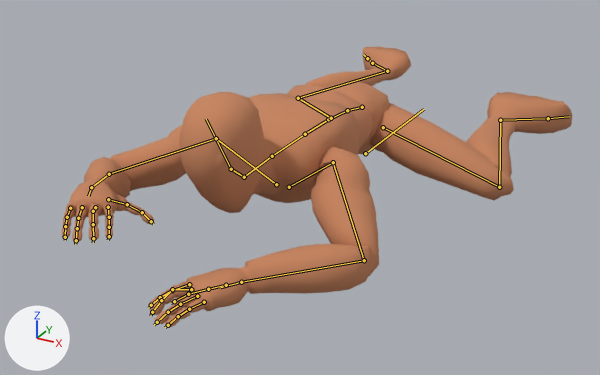
A saved change to the Blender file rigs/human/locomotion/animation-human-crawl-RM.blend.
Before and after are seen from a 50 mm lens placed at (1.02, -2.86, 0.97), pointed at (-0.04, -0.95, 0.02). Every picture has the same lights, and +X, +Y and +Z are marked at lower left. The older version comes first. Both versions are drawn at frame 31 of the action 'Crawl RM'; the numbers are the values there. The bones that change, and the others that lie on the model, are drawn over the model as lines.

Objects in the first picture: 'Mannequin'.
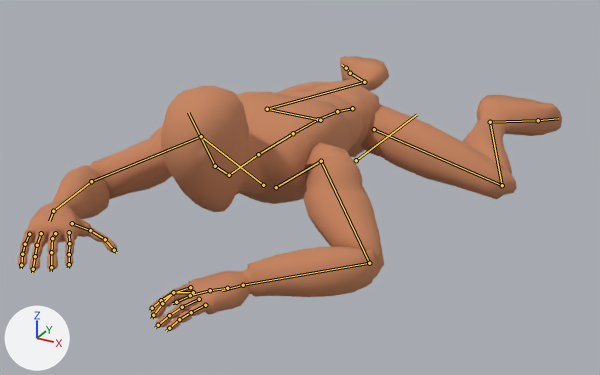
Location of each change, [x1, y1, x2, y2] in pixels of the pictures (600 x 375 px):
'Mannequin', posed (7% wider)
    before: [62, 46, 572, 327]
    after: [18, 56, 562, 330]

The change in detail:
Bone 'DRV_root' (bone_drv_root) moves from (0.0, -0.582, 0.0) to (0.0, -0.652, 0.0).
Bone 'POLE_Leg_L' (bone_pole_leg_l) moves from (0.908, -0.292, 0.595) to (0.908, -0.413, 0.621).
Bone 'CTRL_ILLEG_L' (bone_ctrl_illeg_l) moves from (0.266, 0.209, -0.002) to (0.235, 0.276, -0.013).
Bone 'POLE_Leg_R' (bone_pole_leg_r) moves from (-0.908, -0.685, 0.595) to (-0.908, -0.681, 0.621).
Bone 'CTRL_ILLEG_R' (bone_ctrl_illeg_r) moves from (-0.103, 0.566, -0.001) to (-0.135, 0.494, -0.013).
Bone 'CTRL_Arm_L' (bone_ctrl_arm_l) moves from (1.389, -1.036, -0.575) to (1.388, -0.975, -0.565).
Bone 'CTRL_Arm_R' (bone_ctrl_arm_r) moves from (-1.246, -1.041, -0.473) to (-1.249, -1.104, -0.484).
Bone 'CTRL_Hips' (bone_ctrl_hips) moves from (0.0, -0.1, -0.752) to (0.0, -0.098, -0.737).
Bone 'CTRL_Hips' (bone_ctrl_hips) turns from (60, 0, 0) to (58, 0, 0) degrees about its own x, y and z.
